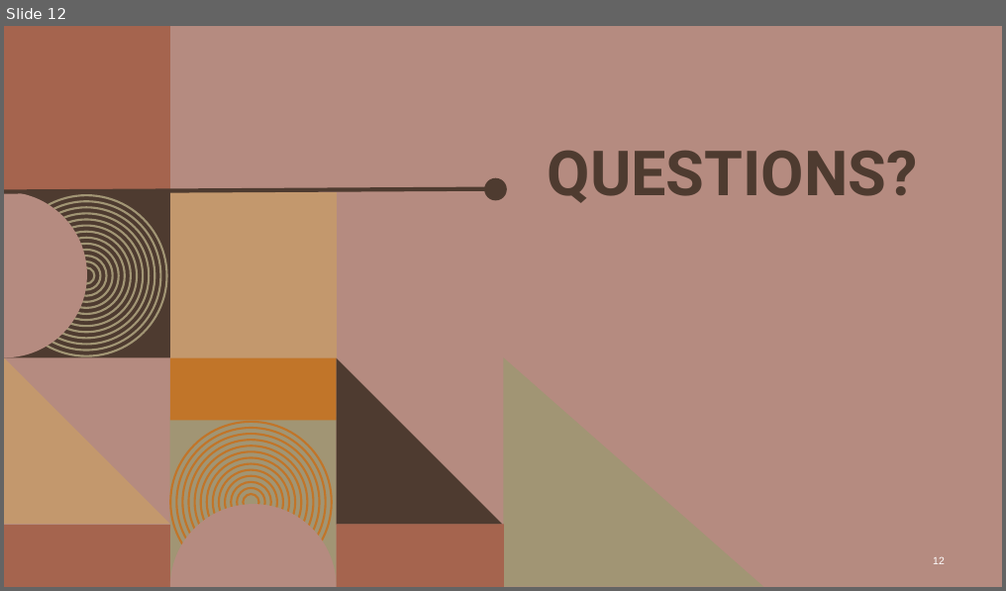
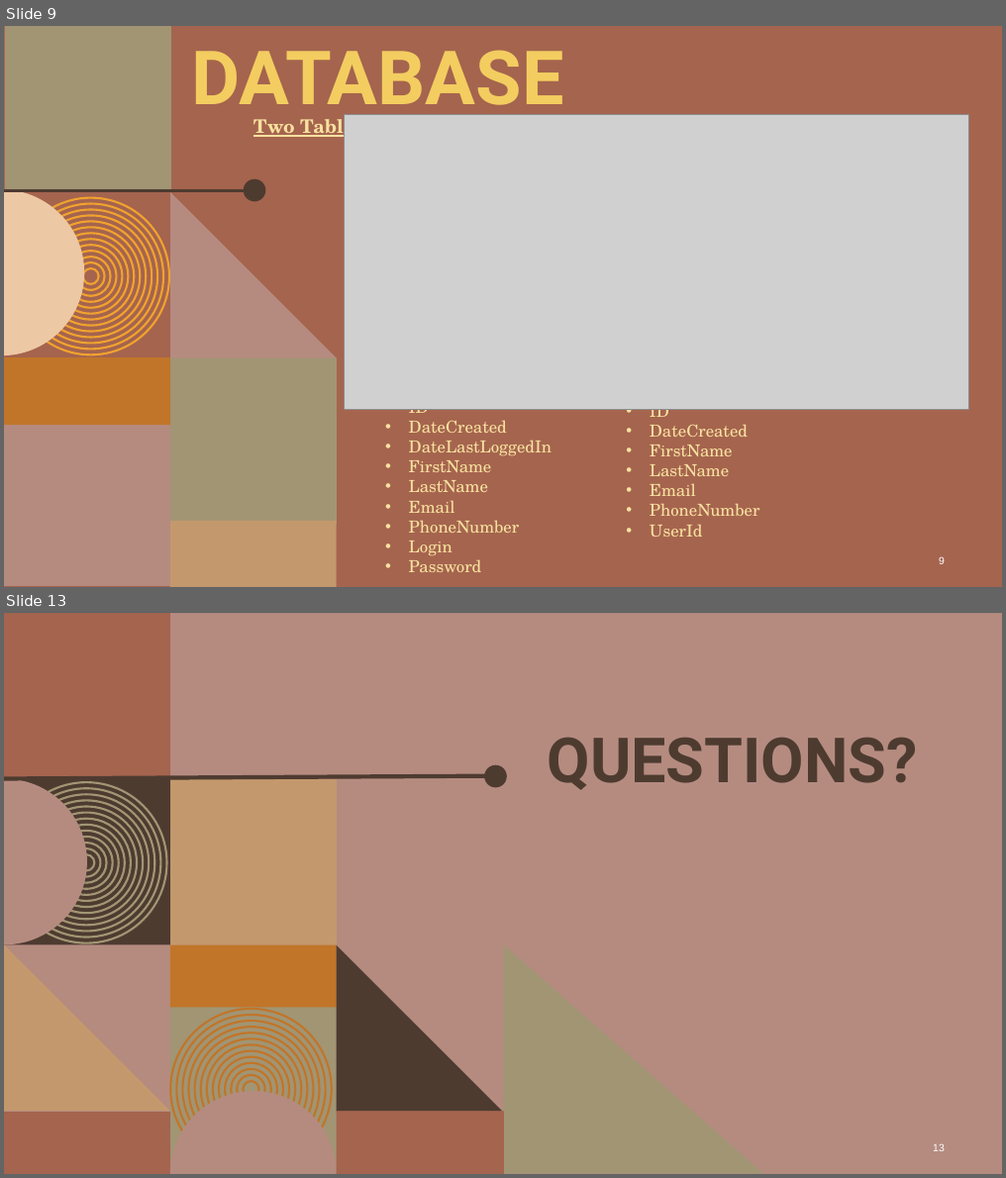
Before and after one commit to KalebOTB/ContactManager, a slide deck: Miscellaneous/Contact_Manager.pptx. Shown one above the other, each under a label of ours: slide 12 before the commit, slides 9 and 13 after it; the slides between them are not shown. The pictures are 1006x591 and 1006x1178 pixels, drawn with LibreOffice and Linux fonts; fonts in the diff are those of the drawing; grey boxes stand for pictures; background and template pictures are left out. Boxes give left, top, right and bottom in pixels: in the first picture for what was removed or moved away, otherwise in the second. Text is boxed around its words. In the diff, an @@ line names an element or a change of style, - is before the commit and + after.

Commit message:
PowerPoint - FINAL
Got the PowerPoint to a presentation ready final state
- (+1) Thing that went well
- Color + Font Editing
- Incorporated Database Slide
- Initial/Final Gantt Charts
- Updated ERD

```diff
--- a/Miscellaneous/Contact_Manager.pptx
+++ b/Miscellaneous/Contact_Manager.pptx
@@ slide 9 added at [4,26,1002,587], background #A5644E @@
@@ title added at [192,50,564,122], 72 pt, text #F3CD60, bold @@
+DATABASE
@@ text added at [253,114,519,141], 18 pt, text #F8E19F, bold, underline @@
+Two Tables : Users and List
@@ picture added at [345,115,969,409] @@
@@ group added at [4,26,337,587]: 14 ellipses, 6 rectangles, 2 freeform shapes, 1 line @@
@@ text added at [409,409,551,572], 16 pt, text #F8E19F @@
+USERS
+• ID
+• DateCreated
+• DateLastLoggedIn
+• FirstName
+• LastName
+• Email
+• PhoneNumber
+• Login
+• Password
@@ text added at [649,400,760,537], 16 pt, text #F8E19F @@
+LIST
+• ID
+• DateCreated
+• FirstName
+• LastName
+• Email
+• PhoneNumber
+• UserId
@@ page number added at [939,558,944,565], 10 pt, text #FFFFFF @@
+9
@@ what was slide 12 is now slide 13 @@
```
Also in this commit, not shown: 10 slides changed, 1 other slide added, 1 slide removed, 2 other files.
